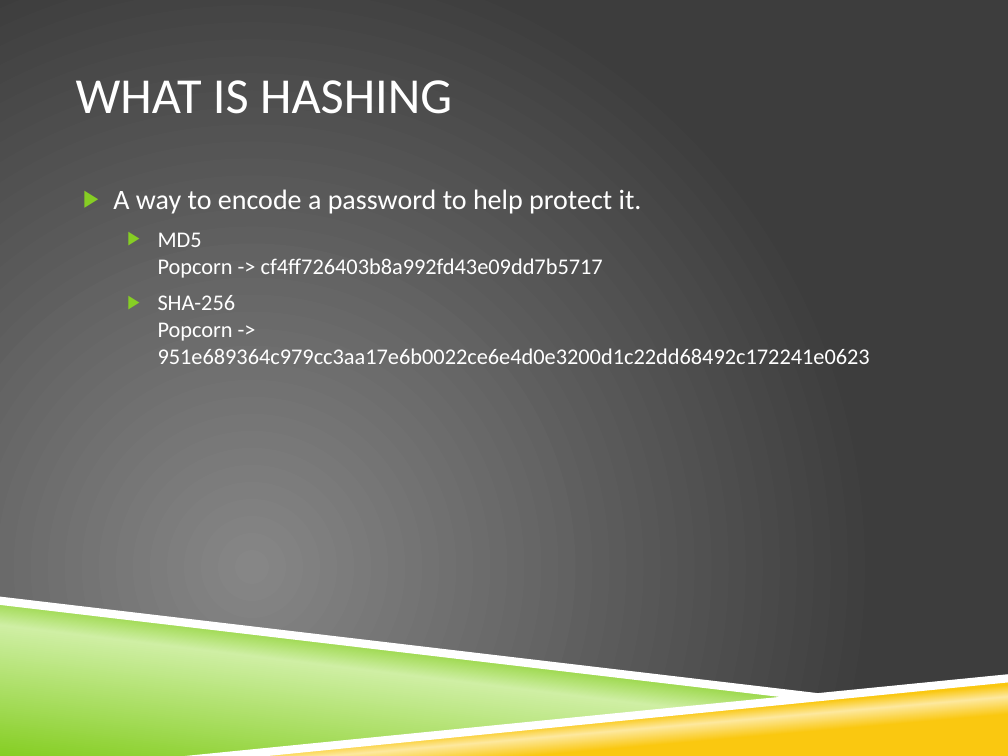
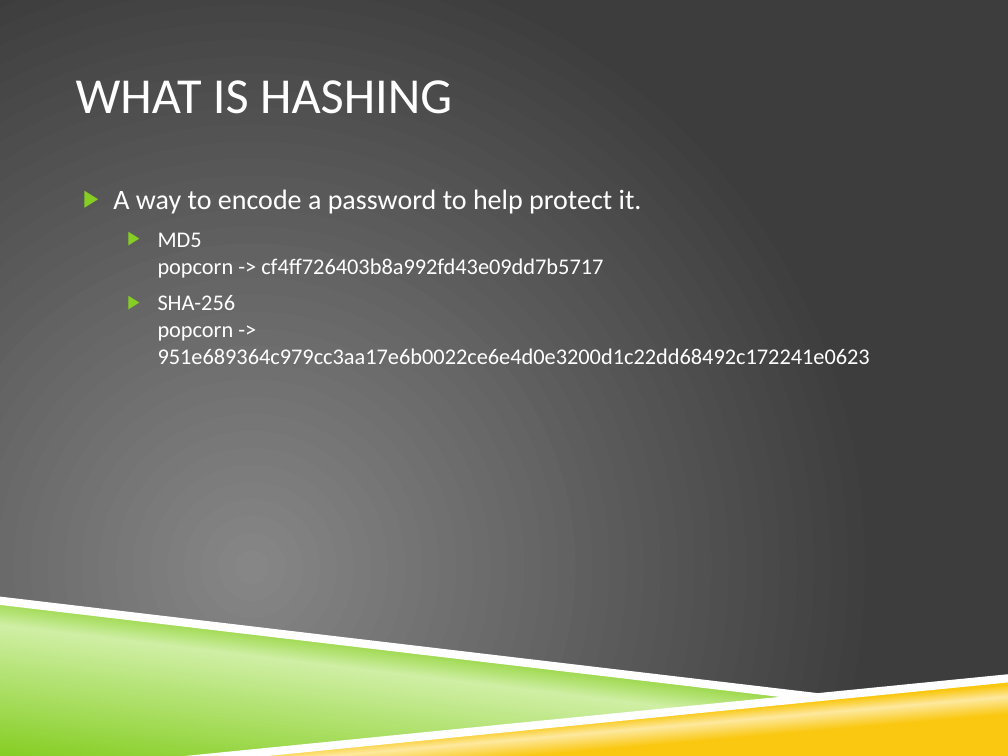
Before and after one commit to COCS4950G7/COSC4950, a slide deck: slide 4 of Documents/MIGHTY CRACKER.pptx (slide 11 before the commit). Drawn at 1008x756 pixels with LibreOffice and Linux fonts; fonts in the diff are those of the drawing; background and template pictures are left out. Boxes give left, top, right and bottom in pixels: in the first picture for what was removed or moved away, otherwise in the second. Text is boxed around its words. In the diff, an @@ line names an element or a change of style, - is before the commit and + after.

```diff
--- a/Documents/MIGHTY CRACKER.pptx
+++ b/Documents/MIGHTY CRACKER.pptx
@@ text at (158, 232, 603, 341): text changed @@
-  ▶ MD5
-    Popcorn -> cf4ff726403b8a992fd43e09dd7b5717
-  ▶ SHA-256
-    Popcorn -> 951e689364c979cc3aa17e6b0022ce6e4d0e3200d1c22dd68492c172241e0623
+  ▶ MD5
+    popcorn -> cf4ff726403b8a992fd43e09dd7b5717
+  ▶ SHA-256
+    popcorn -> 951e689364c979cc3aa17e6b0022ce6e4d0e3200d1c22dd68492c172241e0623
```
Also in this commit, not shown: 7 other slides changed, 2 other files.
